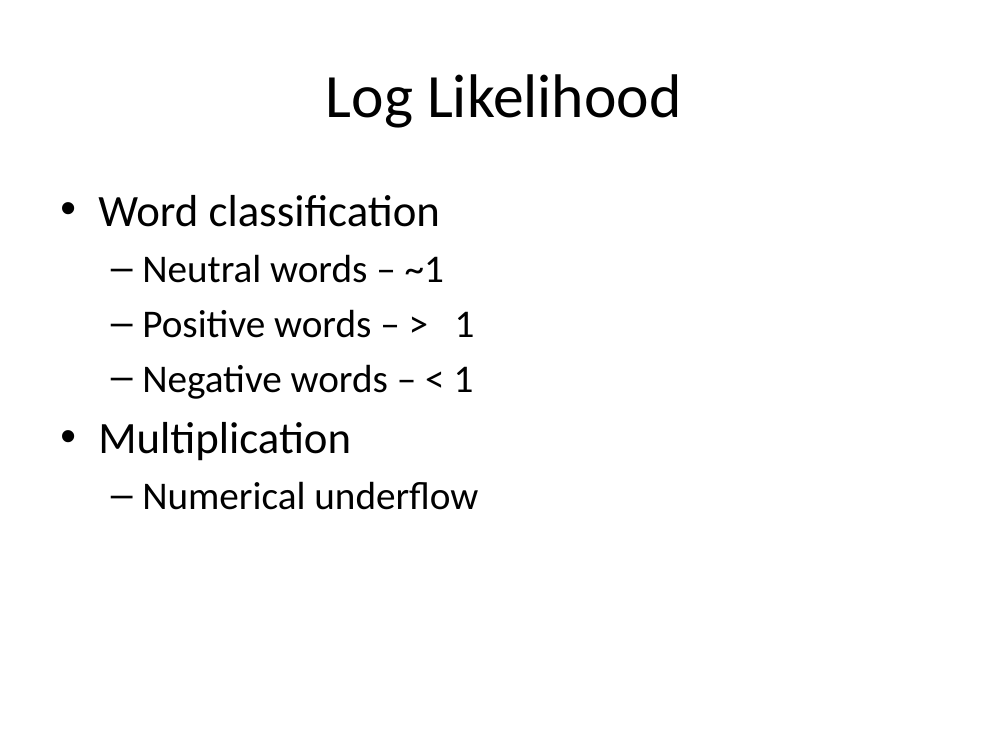
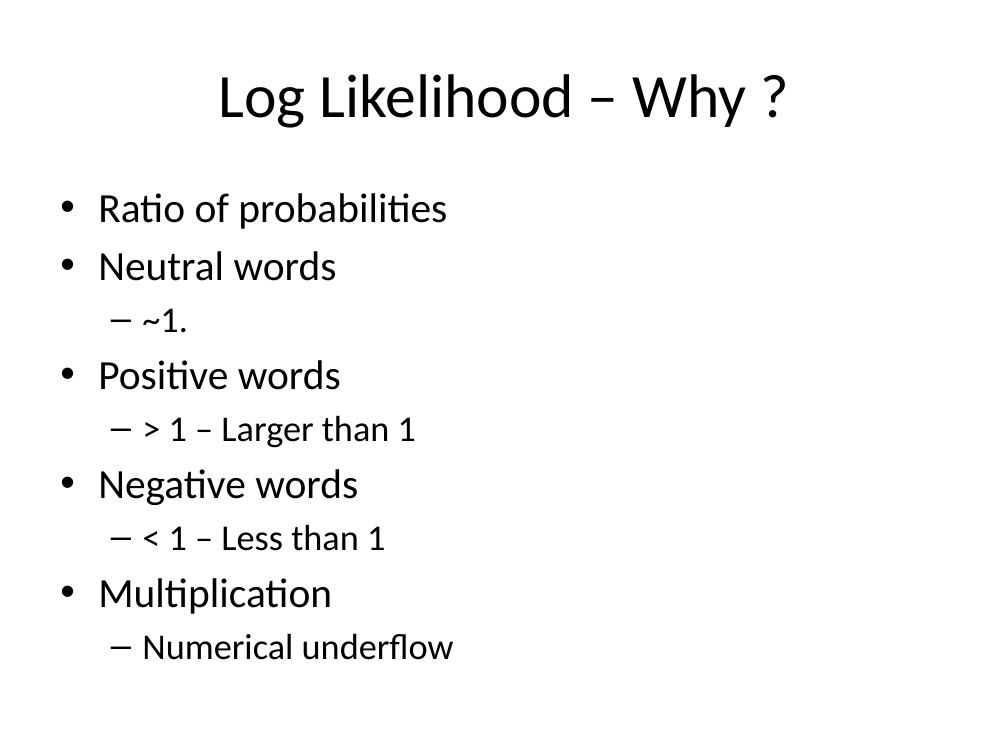
Before and after one commit to look4pritam/ArtificialIntelligence, a slide deck: slide 21 of MachineLearning/NaiveBayes/NaiveBayes.pptx. Drawn at 1008x756 pixels with LibreOffice and Linux fonts; fonts in the diff are those of the drawing. Boxes give left, top, right and bottom in pixels: in the first picture for what was removed or moved away, otherwise in the second. Text is boxed around its words. In the diff, an @@ line names an element or a change of style, - is before the commit and + after.

```diff
--- a/MachineLearning/NaiveBayes/NaiveBayes.pptx
+++ b/MachineLearning/NaiveBayes/NaiveBayes.pptx
@@ title at (218,74,746,128): text changed @@
-Log Likelihood
+Log Likelihood – Why ?
@@ text at (98,193,447,551): text changed; size 28 to 29.6 pt @@
-• Word classification
-  – Neutral words – ~1
-  – Positive words – > 1
-  – Negative words – < 1
+• Ratio of probabilities
+• Neutral words
+  – ~1.
+• Positive words
+  – > 1 – Larger than 1
+• Negative words
+  – < 1 – Less than 1
@@ text at (98,578,454,660): size 32 to 29.6 pt in "Multiplication"; size 28 to 25.9 pt in "Numerical underflow" @@
```
Also in this commit, not shown: 3 other slides changed.
